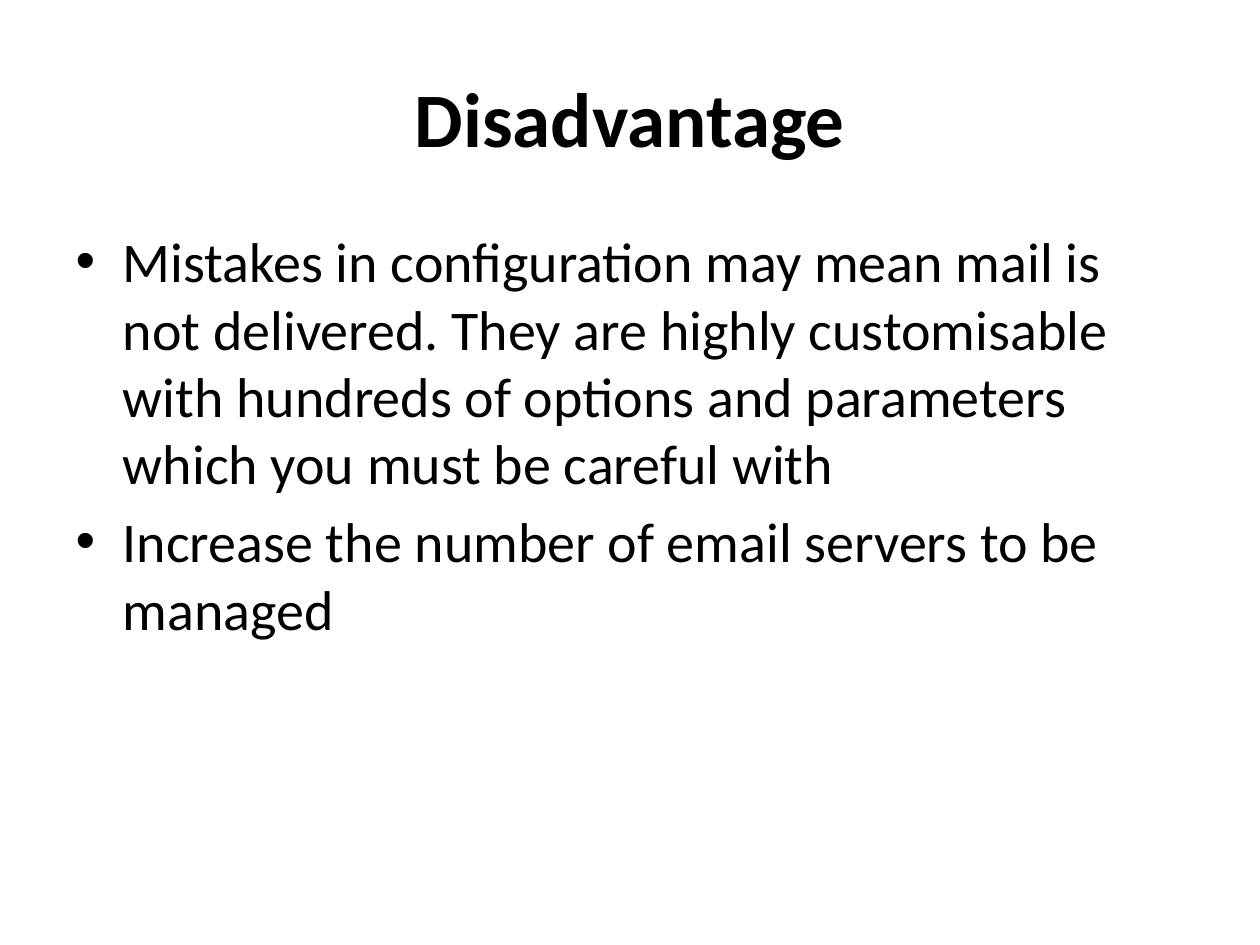
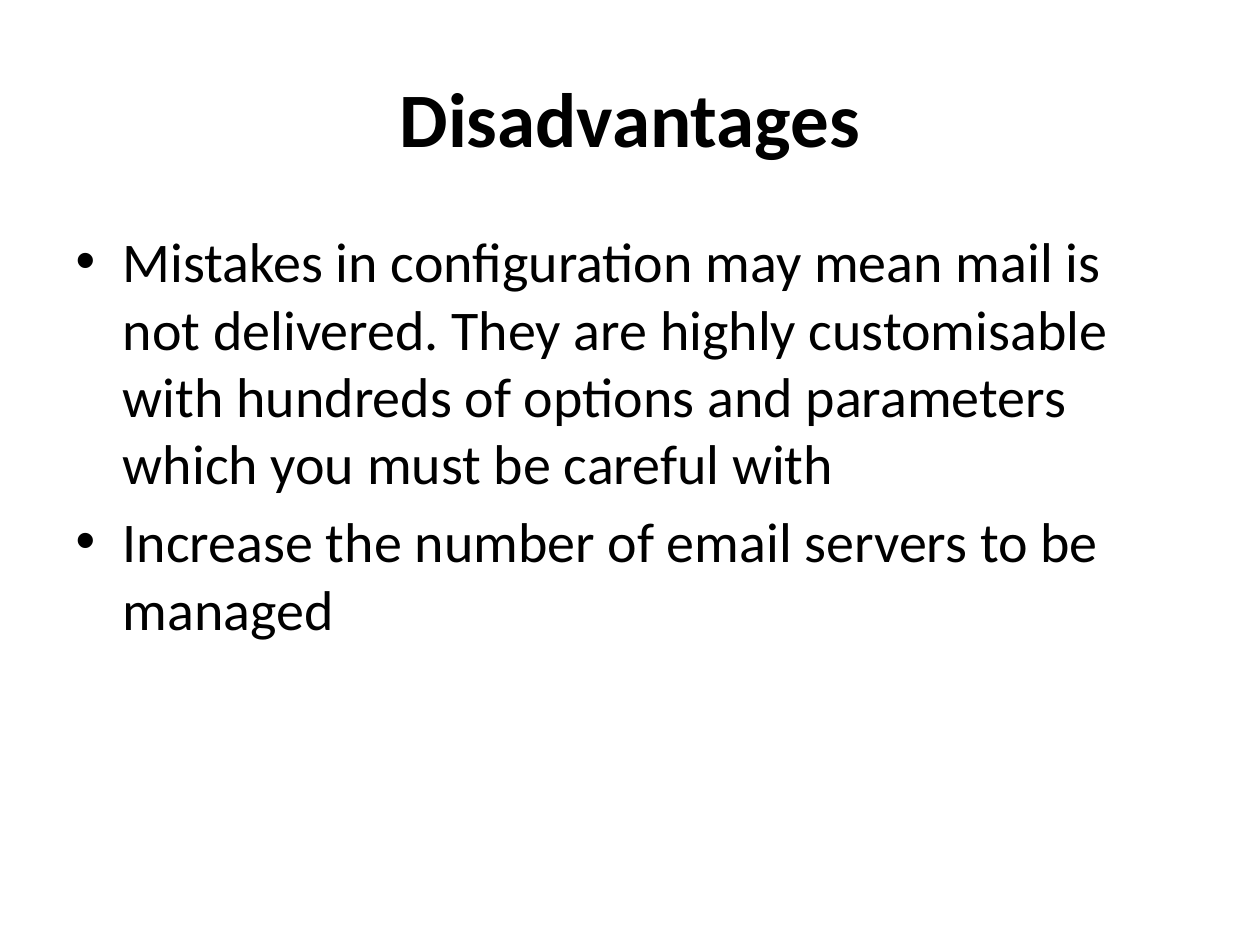
Before and after one commit to afnog/afnog.github.io, a slide deck: slide 42 of sse/postfix/postfix-mailgateway-debian.ppt (slide 41 before the commit). Drawn at 1260x945 pixels with LibreOffice and Linux fonts; fonts in the diff are those of the drawing. Boxes give left, top, right and bottom in pixels: in the first picture for what was removed or moved away, otherwise in the second. Text is boxed around its words. In the diff, an @@ line names an element or a change of style, - is before the commit and + after.

```diff
--- a/sse/postfix/postfix-mailgateway-debian.ppt
+++ b/sse/postfix/postfix-mailgateway-debian.ppt
@@ title at (400, 93, 860, 160): text changed @@
-Disadvantage
+Disadvantages
```
Also in this commit, not shown: 1 other slide changed, 2 slides added, 1 slide removed.
